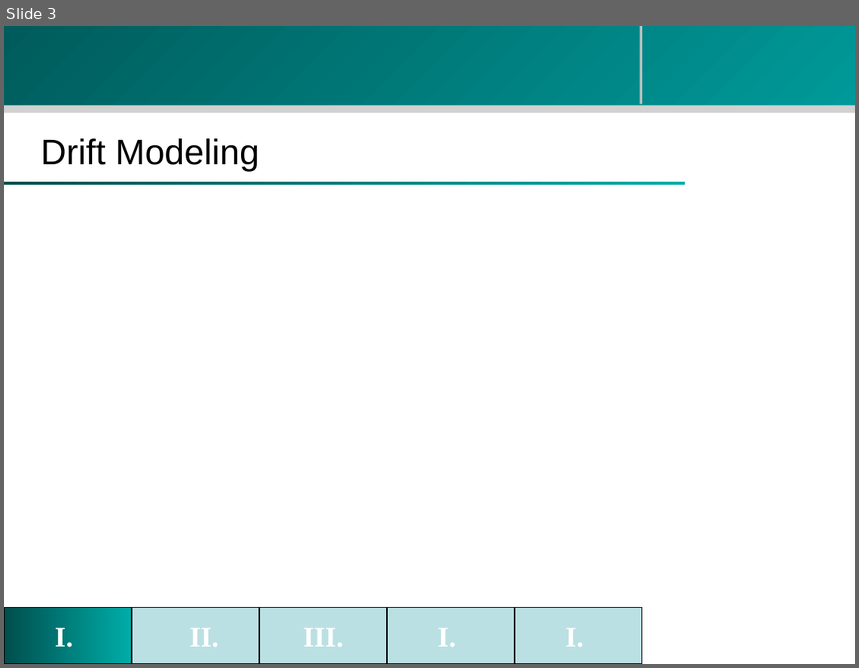
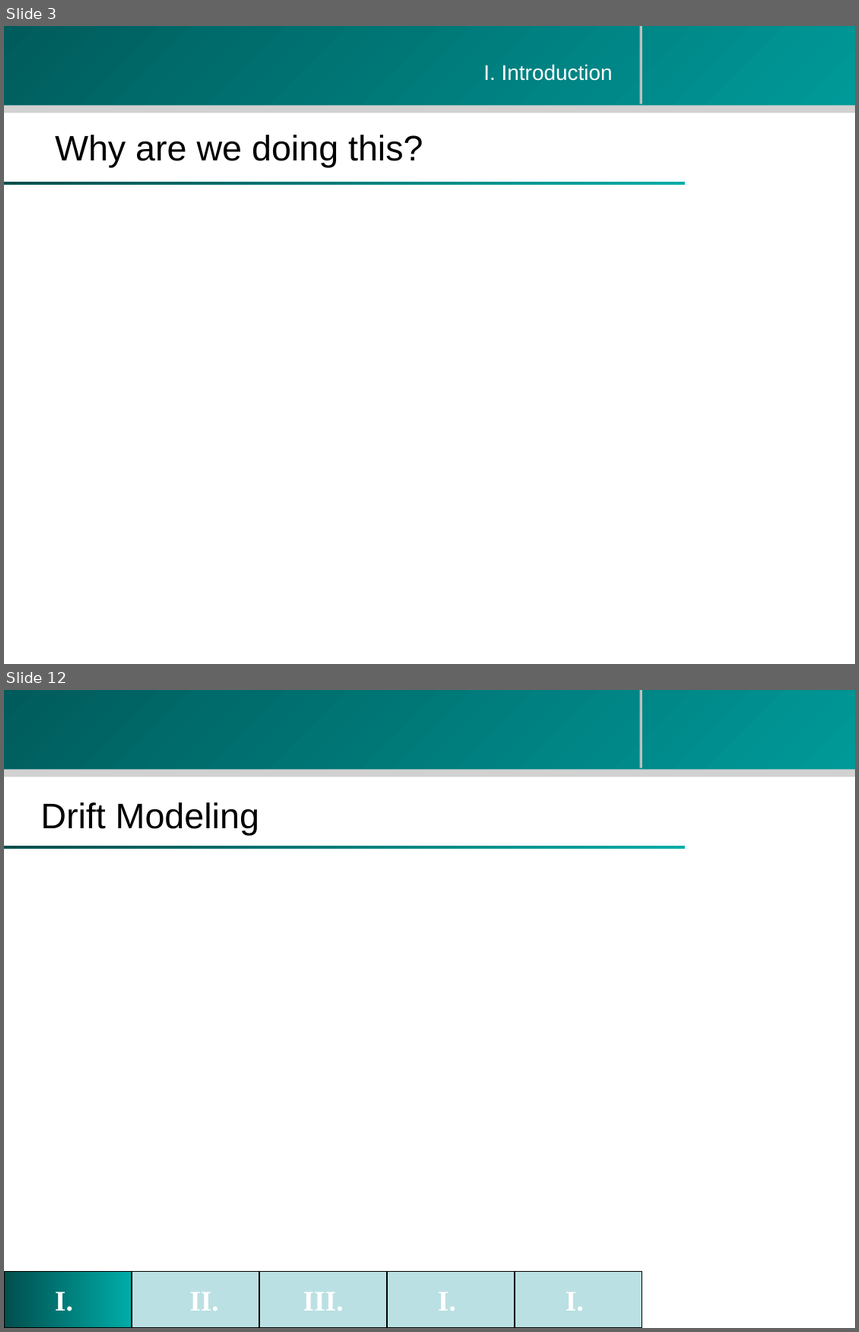
Before and after one commit to zhouzhenghui/svnrepository, a slide deck: SVNRepository/Presentation/M.Eng Final Presentation-take2.ppt. Shown one above the other, each under a label of ours: slide 3 before the commit, slides 3 and 12 after it; the slides between them are not shown. The pictures are 859x668 and 859x1332 pixels, drawn with LibreOffice and Linux fonts; fonts in the diff are those of the drawing; background and template pictures are left out. Boxes give left, top, right and bottom in pixels: in the first picture for what was removed or moved away, otherwise in the second. Text is boxed around its words. In the diff, an @@ line names an element or a change of style, - is before the commit and + after.

```diff
--- a/SVNRepository/Presentation/M.Eng Final Presentation-take2.ppt
+++ b/SVNRepository/Presentation/M.Eng Final Presentation-take2.ppt
@@ slide 3 added at (x1=4, y1=26, x2=855, y2=664), background #FFFFFF; not listed: 4 template elements that a slide beside it also shows @@
@@ text added at (x1=484, y1=64, x2=613, y2=81), 18 pt, text #FFFFFF @@
+I. Introduction
@@ title added at (x1=55, y1=135, x2=423, y2=167), 30 pt, text #000000 @@
+Why are we doing this?
@@ what was slide 3 is now slide 12 @@
```
Also in this commit, not shown: 1 slide changed, 9 other slides added, 1 slide removed.
